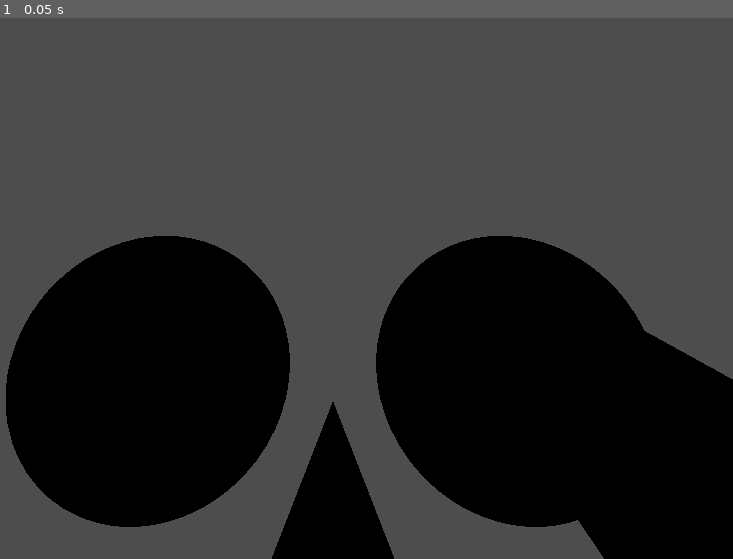
Above: before the commit, frame 1.
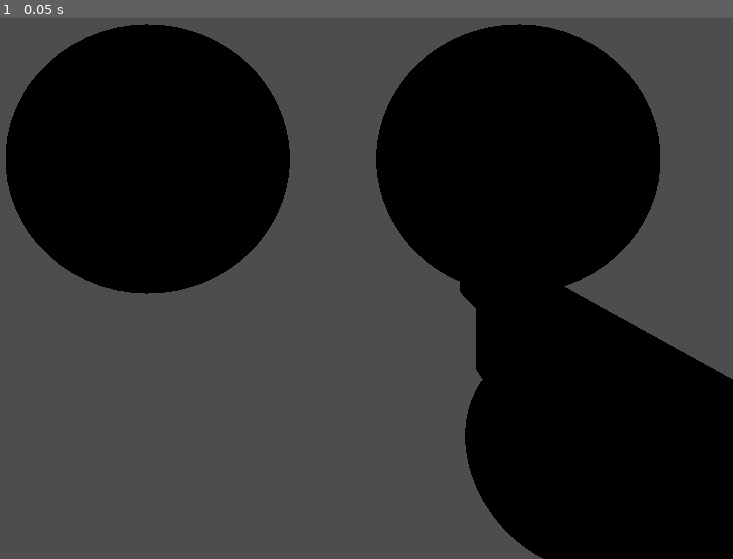
Above: after the commit, the same moment.

Repository: golgirihm/cheesestrike
Game: Godot game, scene res://player/player.tscn
Same seed, same stepped clock (60 frames per second), same inputs: the game is played once before the commit and once after it. This scene is started directly instead of the project's main scene.
Inputs:
- Up to frame 1 (0.05 s): no input

The runs differ from the first frame. In frame 1, 50% of the frame differs, in the area x 0-91%, y 1-100%.

Commit message:
See from the character's eyes, on the face of the wedge
The view sat above the top of the drawn character, so a shot fired
straight ahead at a player standing level passed over their head now that
shots meet the cheese itself. The eyes now sit on the upper face of the
wedge, level with where the player sees from, and a level shot meets the
face.

Bursts are measured to the core of the body, a capsule's radius in from its
ends, so the point measured to is never down at the floor a burst lies on,
where the sight line from the burst would graze the floor.

Claude-Session: https://claude.ai/code/session_01DeV21SSgQQfZE7TusRibnd

Diff:
--- a/game/combat/body_shape.gd
+++ b/game/combat/body_shape.gd
@@ -27,10 +27,12 @@
 const LEGS := [[Vector3(-0.17, HIP_HEIGHT, 0), 0.42, 0.07], [Vector3(0.17, HIP_HEIGHT, 0), 0.42, 0.07]]
 const ARMS := [[Vector3(-0.36, HIP_HEIGHT + 0.42, -0.02), 0.34, 0.05], [Vector3(0.36, HIP_HEIGHT + 0.42, -0.02), 0.34, 0.05]]
 
-## Where the player sees from, above their feet.
-const HEAD_HEIGHT := 1.55
-## The eyes' middle, from the head.
-const EYES_OFFSET := Vector3(0, -0.12, -0.3)
+## Where the player sees from, above their feet: level with their eyes, on
+## the upper face of the wedge, so that a shot fired straight ahead at a
+## player standing level with the shooter meets their face.
+const HEAD_HEIGHT := 1.25
+## The eyes' middle, from the head: just in front of the wedge's face.
+const EYES_OFFSET := Vector3(0, 0, -0.3)
 const EYE_APART := 0.1
 const EYE_RADIUS := 0.075
 const PUPIL_FORWARD := 0.055
@@ -100,10 +102,12 @@
 	return {"distance": nearest * SIZE, "head": head}
 
 
-## The point on the upright line through a player standing at `feet` that is
-## nearest `at`: where a burst at `at` is measured to.
+## The point up the middle of a player standing at `feet` that is nearest
+## `at`: where a burst at `at` is measured to. The middle runs up the core of
+## their capsule, a radius in from its ends, so it is never down at the floor
+## a burst lies on.
 static func nearest_middle(feet: Vector3, at: Vector3) -> Vector3:
-	return feet + Vector3.UP * clampf(at.y - feet.y, 0.0, HEIGHT)
+	return feet + Vector3.UP * clampf(at.y - feet.y, RADIUS, HEIGHT - RADIUS)
 
 
 ## How far along the ray `local` + t * `direction` it enters the wedge, measured
--- a/game/test/unit/test_body_shape.gd
+++ b/game/test/unit/test_body_shape.gd
@@ -98,6 +98,14 @@
 		player.free()
 
 
+func test_a_shot_straight_ahead_at_someone_level_meets_their_face() -> void:
+	var eye_level := BodyShape.HEAD_HEIGHT * BodyShape.SIZE
+	for yaw in [0.0, PI, 0.5, -2.0]:
+		var hit := BodyShape.ray_hit(Vector3(0, eye_level, 10), Vector3.FORWARD, Vector3.ZERO, yaw)
+		assert_false(hit.is_empty(), "facing %s" % yaw)
+		assert_true(hit.head, "facing %s" % yaw)
+
+
 func test_the_head_is_the_eyes_and_the_tip_above_them() -> void:
 	var feet := Vector3.ZERO
 	var eye: Vector3 = BodyShape.eye_centres(0.0)[0] * BodyShape.SIZE
@@ -109,6 +117,6 @@
 
 func test_a_burst_is_measured_to_the_nearest_point_up_the_middle() -> void:
 	var feet := Vector3(1, 2, 3)
-	assert_eq(BodyShape.nearest_middle(feet, Vector3(5, 2.5, 3)), Vector3(1, 2.5, 3))
-	assert_eq(BodyShape.nearest_middle(feet, Vector3(5, -10, 3)), feet, "from below, the feet")
-	assert_eq(BodyShape.nearest_middle(feet, Vector3(5, 99, 3)), feet + Vector3.UP * BodyShape.HEIGHT, "from above, the top")
+	assert_eq(BodyShape.nearest_middle(feet, Vector3(5, 4.5, 3)), Vector3(1, 4.5, 3))
+	assert_eq(BodyShape.nearest_middle(feet, Vector3(5, -10, 3)), feet + Vector3.UP * BodyShape.RADIUS, "from below, low down")
+	assert_eq(BodyShape.nearest_middle(feet, Vector3(5, 99, 3)), feet + Vector3.UP * (BodyShape.HEIGHT - BodyShape.RADIUS), "from above, high up")
--- a/game/test/unit/test_lag_compensation.gd
+++ b/game/test/unit/test_lag_compensation.gd
@@ -1,6 +1,8 @@
 extends GutTest
 
 const WORLD := preload("res://world/world.tscn")
+## Height of the middle of a player's wedge: a body shot, not between the legs.
+const CHEST := BodyShape.WEDGE_CENTRE.y * BodyShape.SIZE
 
 var world: Node3D
 var match_: Match
@@ -90,7 +92,7 @@
 	match_.record_position(now - 0.05, Vector3(0, 0, -5), 2)
 	match_.record_position(now, Vector3(3, 0, -5), 2)
 	var origin: Vector3 = shooter.head.global_position
-	match_._shot(1, origin, (Vector3(0, 1.0, -5) - origin).normalized(), 1)
+	match_._shot(1, origin, (Vector3(0, CHEST, -5) - origin).normalized(), 1)
 	assert_eq(match_.state.player(2).health, 80, "hit where they were")
 	assert_eq(target.global_position, Vector3(3, 0, -5), "they stay where they are")
 
@@ -103,7 +105,7 @@
 	match_.record_position(now - 0.05, Vector3(0, 0, -5), 2)
 	match_.record_position(now, Vector3(3, 0, -5), 2)
 	var origin: Vector3 = shooter.head.global_position
-	match_._shot(1, origin, (Vector3(3, 1.0, -5) - origin).normalized(), 1)
+	match_._shot(1, origin, (Vector3(3, CHEST, -5) - origin).normalized(), 1)
 	assert_eq(match_.state.player(2).health, 100)
 
 
@@ -111,7 +113,7 @@
 	var shooter := _add(1, Vector3(0, 0, 5))
 	_add(2, Vector3(3, 0, -5))
 	var origin: Vector3 = shooter.head.global_position
-	match_._shot(1, origin, (Vector3(3, 1.0, -5) - origin).normalized(), 1)
+	match_._shot(1, origin, (Vector3(3, CHEST, -5) - origin).normalized(), 1)
 	assert_eq(match_.state.player(2).health, 80)
 
 
